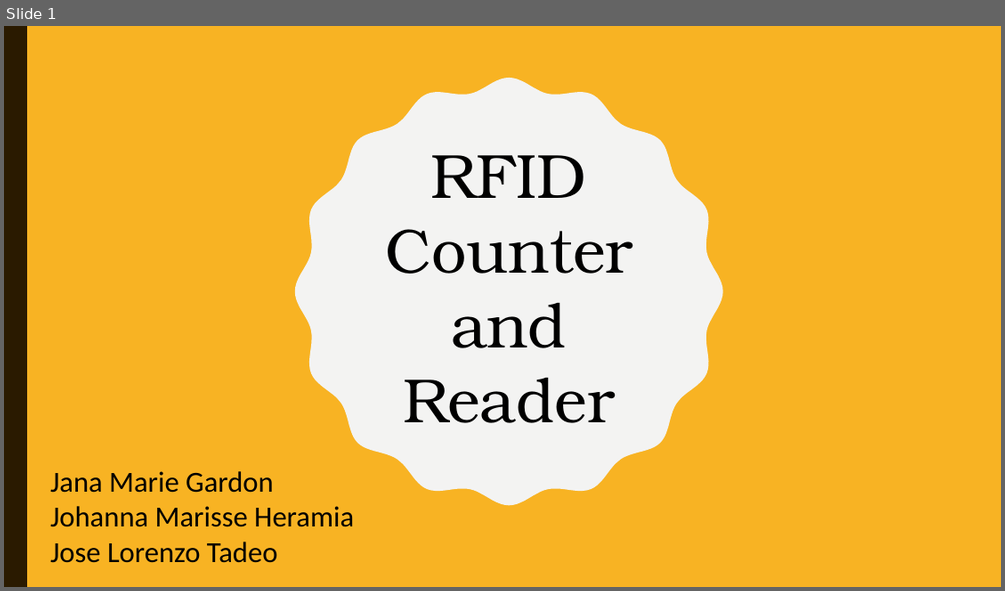
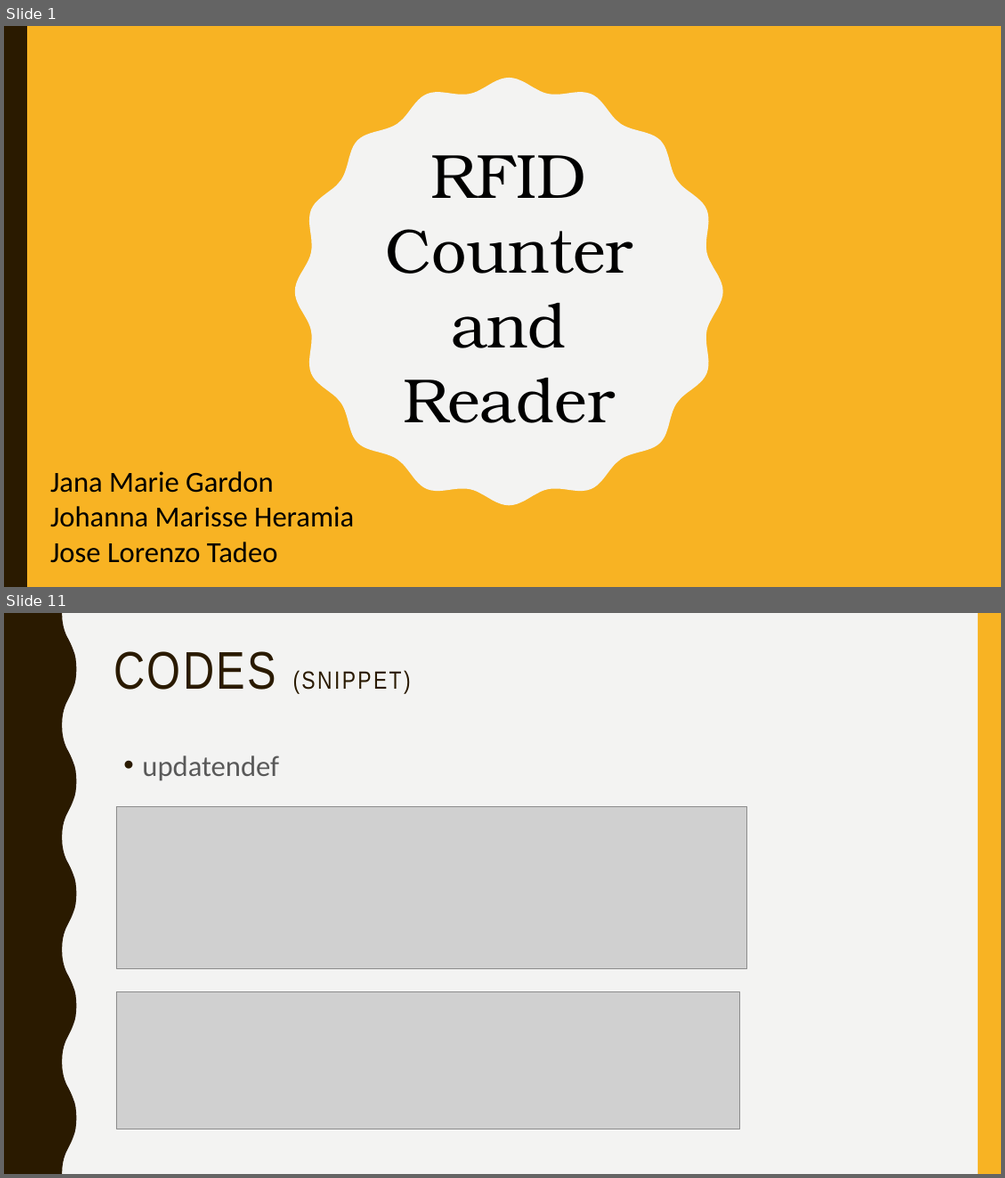
Before and after one commit to jgtadeo/PEMBEDS, a slide deck: Presentation.pptx. Shown one above the other, each under a label of ours: slide 1 before the commit, slides 1 and 11 after it; the slides between them are not shown. The pictures are 1005x591 and 1005x1178 pixels, drawn with LibreOffice and Linux fonts; fonts in the diff are those of the drawing; grey boxes stand for pictures. Boxes give left, top, right and bottom in pixels: in the first picture for what was removed or moved away, otherwise in the second. Text is boxed around its words. In the diff, an @@ line names an element or a change of style, - is before the commit and + after.

```diff
--- a/Presentation.pptx
+++ b/Presentation.pptx
@@ slide 11 added at (4,613,1001,1174), background #F3F3F2 @@
@@ freeform shape added at (4,613,77,1174), fill #2A1A00 @@
@@ rectangle added at (978,613,1001,1174), fill #F8B323 @@
@@ title added at (113,651,411,693), 24 pt, text #2A1A00 @@
+CODES (SNIPPET)
@@ text added at (142,755,279,781), 28 pt, text #595959 @@
+• updatendef
@@ picture added at (116,807,747,969) @@
@@ picture added at (116,992,739,1129) @@
```
Also in this commit, not shown: 1 slide changed, 11 other slides added, 1 slide removed.
